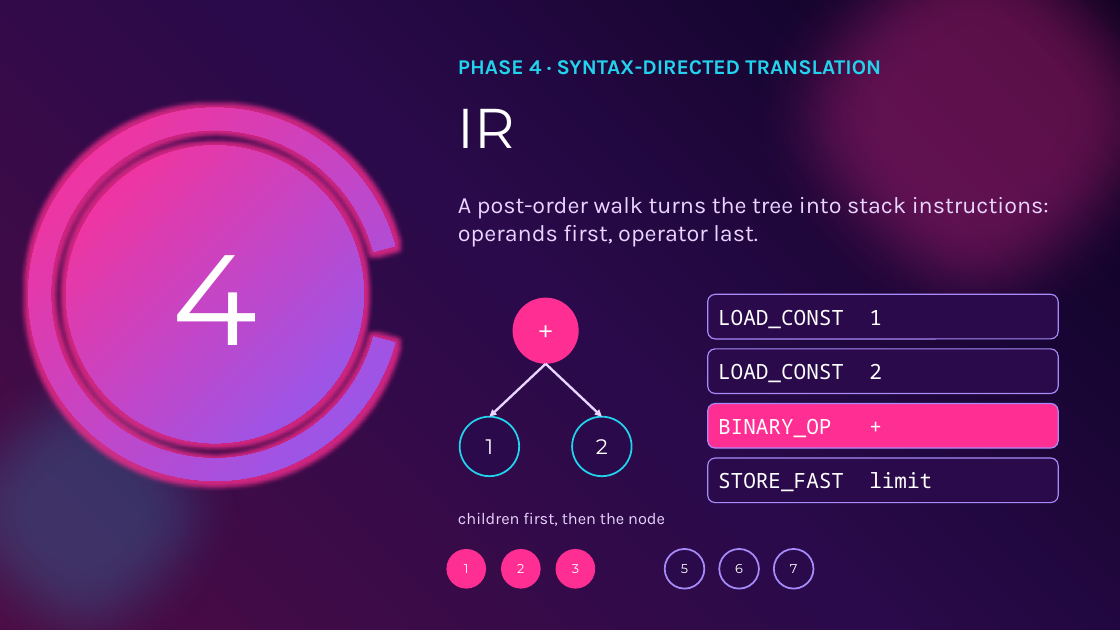
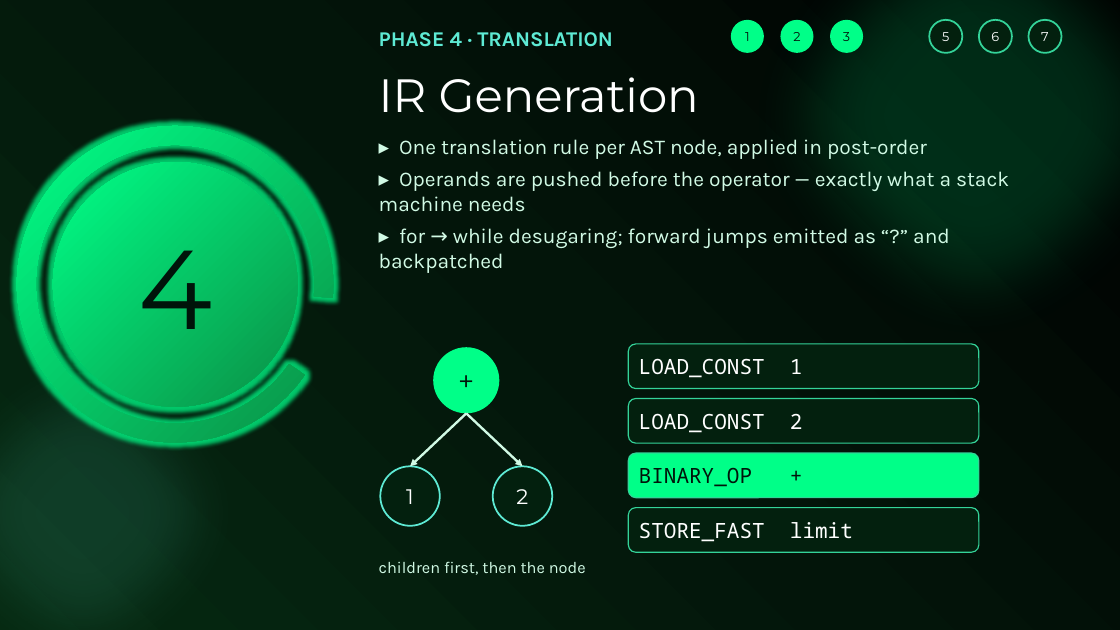
Before and after one commit to OrangeSorbet/Ouroboros, a slide deck: slide 12 of docs/Ouroboros_TOC_Endsem.pptx (slide 7 before the commit). Drawn at 1120x630 pixels with LibreOffice and Linux fonts; fonts in the diff are those of the drawing. Boxes give left, top, right and bottom in pixels: in the first picture for what was removed or moved away, otherwise in the second. Text is boxed around its words. In the diff, an @@ line names an element or a change of style, - is before the commit and + after.

```diff
--- a/docs/Ouroboros_TOC_Endsem.pptx
+++ b/docs/Ouroboros_TOC_Endsem.pptx
@@ background gradient #0B0120 to #2A0A4A to #4C0B45 to gradient #000000 to #03150A to #062A12 @@
@@ ellipse at (x1=728, y1=0, x2=1120, y2=365): fill #FF2E93 at 32% opacity to #00FF88 at 16% opacity @@
@@ ellipse "1" resized from (x1=446, y1=549, x2=486, y2=589) to (x1=731, y1=20, x2=764, y2=53) @@
@@ ellipse "2" resized from (x1=501, y1=549, x2=540, y2=589) to (x1=781, y1=20, x2=813, y2=53) @@
@@ ellipse "3" resized from (x1=555, y1=549, x2=595, y2=589) to (x1=830, y1=20, x2=863, y2=53) @@
@@ ellipse "5" resized from (x1=665, y1=549, x2=704, y2=589) to (x1=929, y1=20, x2=962, y2=53) @@
@@ ellipse "6" resized from (x1=719, y1=549, x2=759, y2=589) to (x1=979, y1=20, x2=1012, y2=53) @@
@@ fill #2A0A4A to #03200E; outline #A78BFA 1.5 pt to #34D399 1.5 pt in 3 elements at (x1=929, y1=20, x2=962, y2=53), (x1=979, y1=20, x2=1012, y2=53), (x1=1028, y1=20, x2=1061, y2=53) @@
@@ ellipse "7" resized from (x1=774, y1=549, x2=813, y2=589) to (x1=1028, y1=20, x2=1061, y2=53) @@
@@ text at (x1=379, y1=32, x2=613, y2=47): text changed; text colour #22D3EE to #5EEAD4 @@
-PHASE 4 · SYNTAX-DIRECTED TRANSLATION
+PHASE 4 · TRANSLATION
@@ text at (x1=379, y1=77, x2=699, y2=113): text changed; size 48 to 40 pt @@
-IR
+IR Generation
@@ arch (boxed as its full ring) resized from (x1=29, y1=108, x2=402, y2=481) to (x1=17, y1=126, x2=334, y2=443) @@
@@ arch (boxed as its full ring) at (x1=17, y1=126, x2=334, y2=443): fill gradient #FF2E93 to #8B5CF6 to gradient #00FF88 to #0B8F45; proportions changed @@
@@ text added at (x1=379, y1=139, x2=1009, y2=273), 18 pt, text #D1FAE5 @@
+▸ One translation rule per AST node, applied in post-order
+▸ Operands are pushed before the operator — exactly what a stack machine needs
+▸ for → while desugaring; forward jumps emitted as “?” and backpatched
@@ ellipse "4" resized from (x1=66, y1=145, x2=364, y2=443) to (x1=53, y1=162, x2=297, y2=407) @@
@@ ellipse "4" at (x1=53, y1=162, x2=297, y2=407): size 110 to 96 pt, text colour #FFFFFF to #00140A; fill gradient #FF2E93 to #8B5CF6 to gradient #00FF88 to #0B8F45 @@
@@ text removed at (x1=458, y1=197, x2=1049, y2=247) @@
-A post-order walk turns the tree into stack instructions: operands first, operator last.
@@ ellipse at (x1=0, y1=331, x2=265, y2=630): fill #22D3EE at 20% opacity to #5EEAD4 at 12% opacity @@
@@ 4 rounded rectangles, 3 ellipses, 1 text moved together from (x1=458, y1=294, x2=1059, y2=526) to (x1=379, y1=344, x2=979, y2=575) @@
@@ text colour #FFFFFF to #00140A; fill #FF2E93 to #00FF88 in 4 elements at (x1=731, y1=20, x2=764, y2=53), (x1=781, y1=20, x2=813, y2=53), (x1=830, y1=20, x2=863, y2=53), (x1=434, y1=347, x2=500, y2=413) @@
@@ arrow removed from (546, 364) to (602, 417) @@
@@ arrow added from (466, 413) to (410, 466), #D1FAE5 2 pt @@
@@ arrow moved from (546, 364) - (490, 417) to (466, 413) - (523, 466) @@
@@ arrow (466, 413) - (523, 466): stroke #E9D5FF 2 pt to #D1FAE5 2 pt @@
@@ ellipse "1" at (x1=381, y1=466, x2=440, y2=526): fill #2A0A4A to #03200E; outline #22D3EE 1.5 pt to #5EEAD4 1.5 pt @@
@@ ellipse "2" at (x1=493, y1=466, x2=553, y2=526): fill #2A0A4A to #03200E; outline #22D3EE 1.5 pt to #5EEAD4 1.5 pt @@
@@ rounded rectangle "BINARY_OP +" at (x1=628, y1=453, x2=979, y2=497): text colour #FFFFFF to #00140A; fill #FF2E93 to #00FF88; outline #A78BFA 1 pt to #34D399 1 pt @@
@@ fill #2A0A4A to #03200E; outline #A78BFA 1 pt to #34D399 1 pt in 3 elements at (x1=628, y1=344, x2=979, y2=388), (x1=628, y1=398, x2=979, y2=443), (x1=628, y1=507, x2=979, y2=552) @@
@@ text "children first, then the node" at (x1=379, y1=561, x2=586, y2=575): text colour #E9D5FF to #D1FAE5 @@
```
Also in this commit, not shown: 6 other slides changed, 11 slides added, 4 slides removed, 11 other files.
